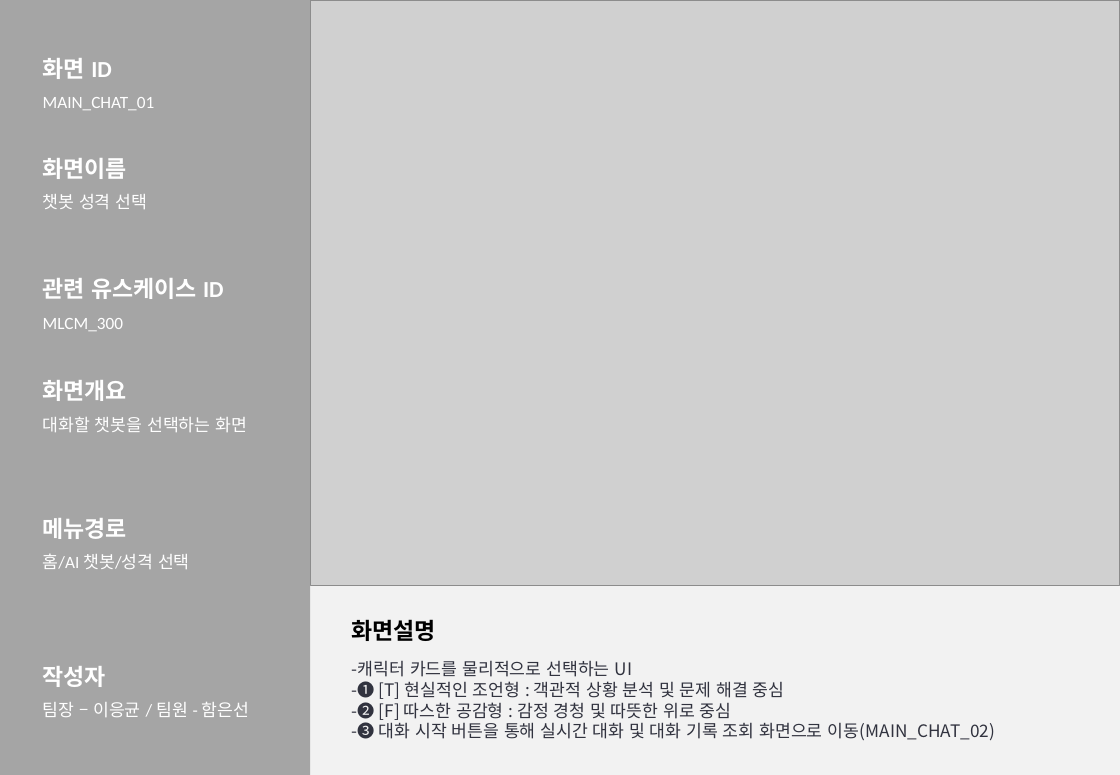
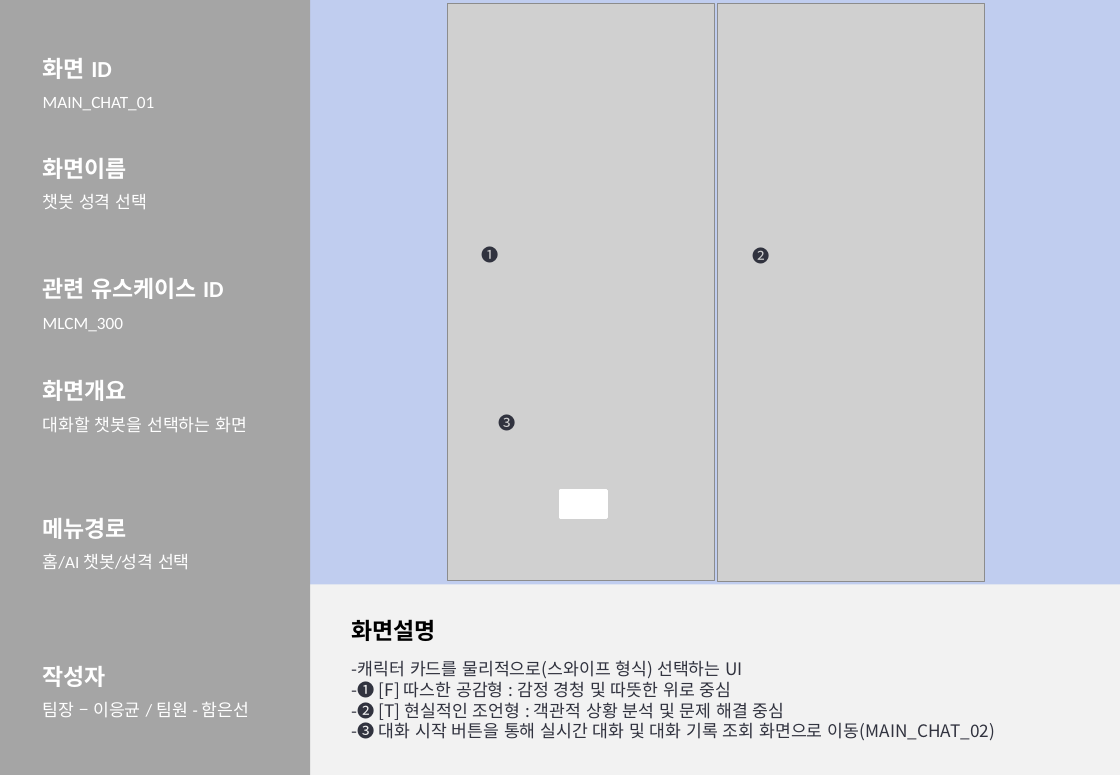
Before and after one commit to 2026-SMHRD-KDT-HealthCare-5/lisn, a slide deck: slide 11 of Documents/화면설계서_귀기울임.pptx (slide 10 before the commit). Drawn at 1120x775 pixels with LibreOffice and Linux fonts; fonts in the diff are those of the drawing; grey boxes stand for pictures. Boxes give left, top, right and bottom in pixels: in the first picture for what was removed or moved away, otherwise in the second. Text is boxed around its words. In the diff, an @@ line names an element or a change of style, - is before the commit and + after.

Commit message:
docs: 화면설계서 최신본 반영 - 슬라이드 12장에서 15장으로 확장

```diff
--- a/Documents/화면설계서_귀기울임.pptx
+++ b/Documents/화면설계서_귀기울임.pptx
@@ background #FFFFFF to #C0CDEF @@
@@ picture removed at box(310, 0, 1120, 586) @@
@@ picture added at box(448, 3, 715, 581) @@
@@ picture added at box(718, 3, 985, 581) @@
@@ text added at box(481, 244, 498, 267), 12 pt, text #31333F @@
+❶
@@ text added at box(752, 244, 769, 267), 12 pt, text #31333F @@
+❷
@@ text added at box(499, 412, 516, 435), 12 pt, text #31333F @@
+❸
@@ rectangle added at box(561, 491, 607, 518), fill #FFFFFF, outline #FFFFFF 2 pt @@
@@ text at box(352, 660, 785, 720): text changed @@
--캐릭터 카드를 물리적으로 선택하는 UI
--❶ [T] 현실적인 조언형 : 객관적 상황 분석 및 문제 해결 중심
--❷ [F] 따스한 공감형 : 감정 경청 및 따뜻한 위로 중심
+-캐릭터 카드를 물리적으로(스와이프 형식) 선택하는 UI
+-❶ [F] 따스한 공감형 : 감정 경청 및 따뜻한 위로 중심
+-❷ [T] 현실적인 조언형 : 객관적 상황 분석 및 문제 해결 중심
```
Also in this commit, not shown: 7 other slides changed, 3 slides added.
